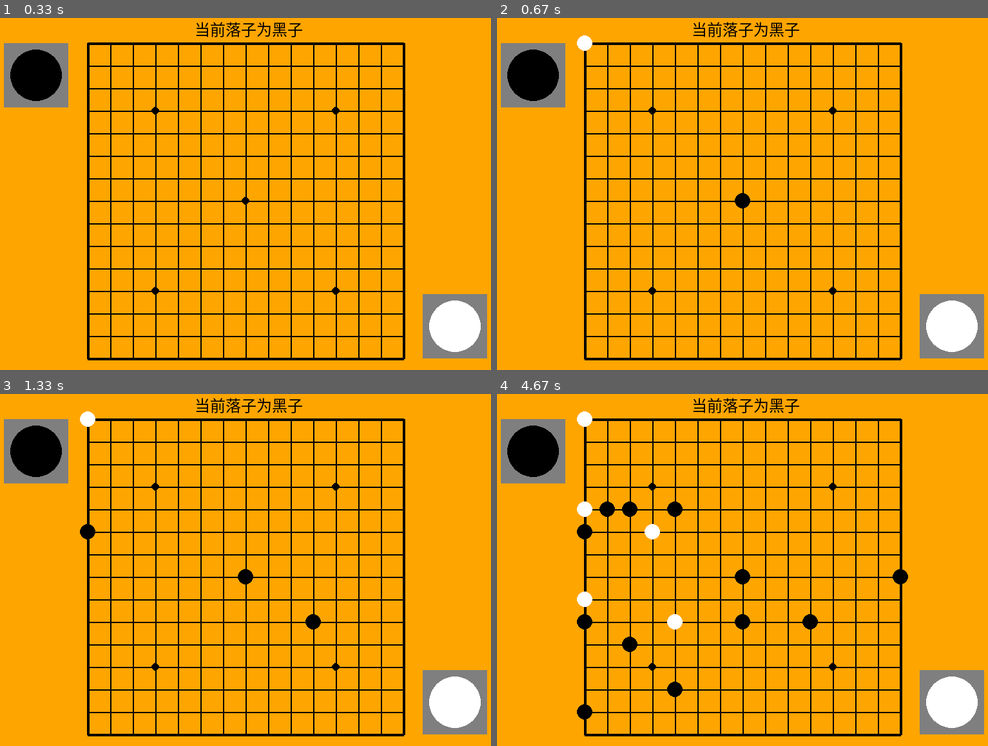
Above: before the commit, frames 1-4 (two rows, left to right).
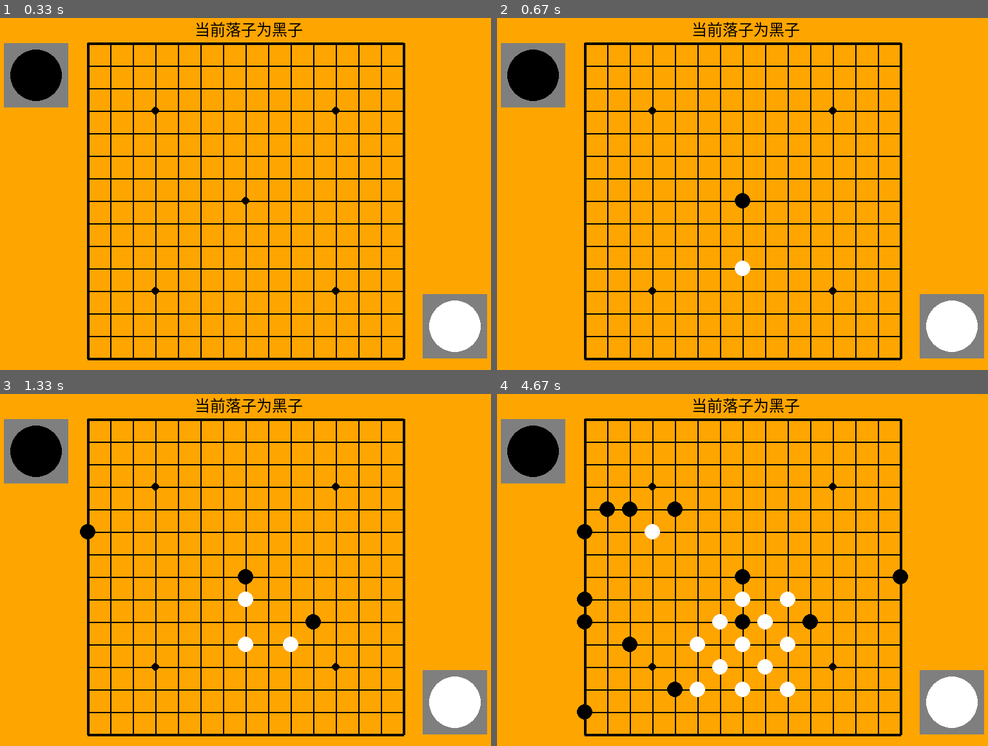
Above: after the commit, the same moments.

Repository: seancheng33/PygameProject
Game: pygame game, started from gobang/gobang.py
The game is run twice, just before and just after one commit, with the same random seed, the same clock (stepped at 60 frames per second) and the same inputs.
Inputs (mouse positions are in pixels of both pictures, inside the frame that each line leads up to):
- Up to frame 1 (0.33 s): no input
- Up to frame 2 (0.67 s): click (747, 201) at 0.38 s
- Up to frame 3 (1.33 s): click (88, 517) at 0.72 s; click (309, 608) at 1.05 s
- Up to frame 4 (4.67 s): click (624, 499) at 1.38 s; click (747, 622) at 1.72 s; click (673, 496) at 2.05 s; click (904, 566) at 2.38 s; click (580, 615) at 2.72 s; click (595, 503) at 3.05 s; click (624, 643) at 3.38 s; click (668, 689) at 3.72 s; click (590, 721) at 4.05 s; click (585, 601) at 4.38 s

Frame 1 is identical in both runs. In frame 2, 0.2% of the frame differs, in the area x 16-52%, y 4-74%; in frame 3, 0.4%; in frame 4, 1.7%, in the area x 16-61%, y 4-87%.

Commit message:
略做小修改

Diff:
--- a/gobang/gobang.py
+++ b/gobang/gobang.py
@@ -5,7 +5,6 @@
 @Program      : 五子棋游戏，目标为实现可以简单的人机对弈。
 """
 import random
-import sys
 import pygame
 from pygame import *
 
@@ -74,6 +73,84 @@
             point[1] += chess_count
     return point
 
+
+def chess_num(array, row, col):
+    chess = 1
+
+    position = []
+    # 判断竖
+    chess_count = 0
+    for i in range(4):
+        # 需要控制下标越界的问题
+        if (col + i) < 15 and array[row][col + i] == chess:
+            chess_count += 1
+        else:
+            break
+    for i in range(4):
+        # 需要控制下标越界的问题
+        if (col - i) > -1 and array[row][col - i] == chess:
+            chess_count += 1
+        else:
+            break
+    # 当直线上存在5个相同的颜色的棋子时，判定为胜利
+    if chess_count > 2:
+        position.append(chess_count)
+
+    # 判断横
+    chess_count = 0
+    for i in range(4):
+        # 需要控制下标越界的问题
+        if (row + i) < 15 and array[row + i][col] == chess:
+            chess_count += 1
+        else:
+            break
+    for i in range(4):
+        if (row - i) > -1 and array[row - i][col] == chess:
+            chess_count += 1
+        else:
+            break
+    # 当直线上存在5个相同的颜色的棋子时，判定为胜利
+    if chess_count > 2:
+        position.append(chess_count)
+
+    # 判断左斜
+    chess_count = 0
+    for i in range(4):
+        # 需要控制下标越界的问题
+        if (col + i) < 15 and (row + i) < 15 and array[row + i][col + i] == chess:
+            chess_count += 1
+        else:
+            break
+    for i in range(4):
+        if (col - i) > -1 and (row - i) > -1 and array[row - i][col - i] == chess:
+            chess_count += 1
+        else:
+            break
+    # 当直线上存在5个相同的颜色的棋子时，判定为胜利
+    if chess_count > 2:
+        position.append(chess_count)
+
+    # 判断右斜
+    chess_count = 0
+    for i in range(4):
+        # 需要控制下标越界的问题
+        if (col + i) < 15 and (row - i) > -1 and array[row - i][col + i] == chess:
+            chess_count += 1
+        else:
+            break
+    for i in range(4):
+        if (col - i) > -1 and (row + i) < 15 and array[row + i][col - i] == chess:
+            chess_count += 1
+        else:
+            break
+    # 当直线上存在5个相同的颜色的棋子时，判定为胜利
+    if chess_count > 2:
+        position.append(chess_count)
+
+    for item in position:
+        if item > 3:
+            return True
+    return False
 
 def ai_scan(chess_array, row, col):
     put_point = [[[0, 0] for _ in range(15)] for _ in range(15)]
@@ -118,8 +195,14 @@
     # 计算出对方最后一步落子的位置，然后选取与该落子距离最近的可以落子的位置落子
     if len(position) > 1:
         # 重新验证每一个点，确定哪些点存在赢得游戏的可能，重新将这些点存为一个数组，然后就随机选取就可以
+        tmp = []
         for x, y in position:
-           pass
+            if chess_num(chess_array, x, y):
+                tmp.append([x, y])
+        if len(tmp) == 0:
+            pos_x, pos_y = random.choice(position)
+        else:
+            pos_x, pos_y = tmp[0]
     else:
         pos_x, pos_y = position[0]
     print(pos_x, pos_y)
Not shown, changed: gobang/readme.md
